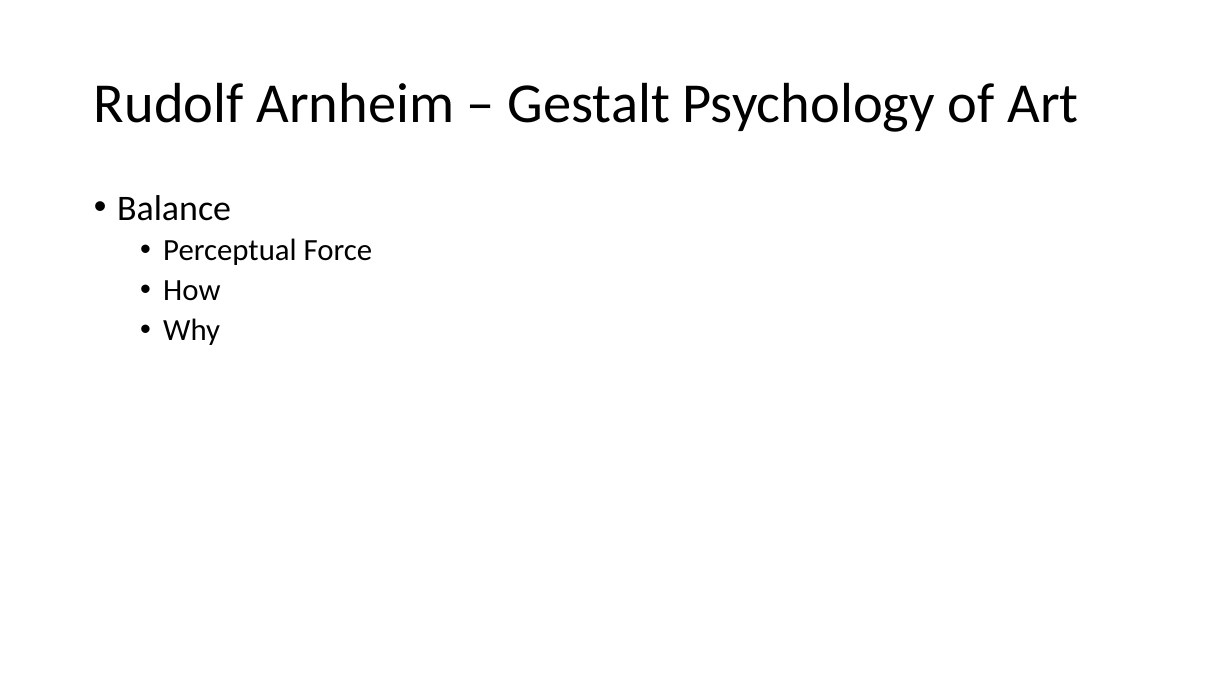
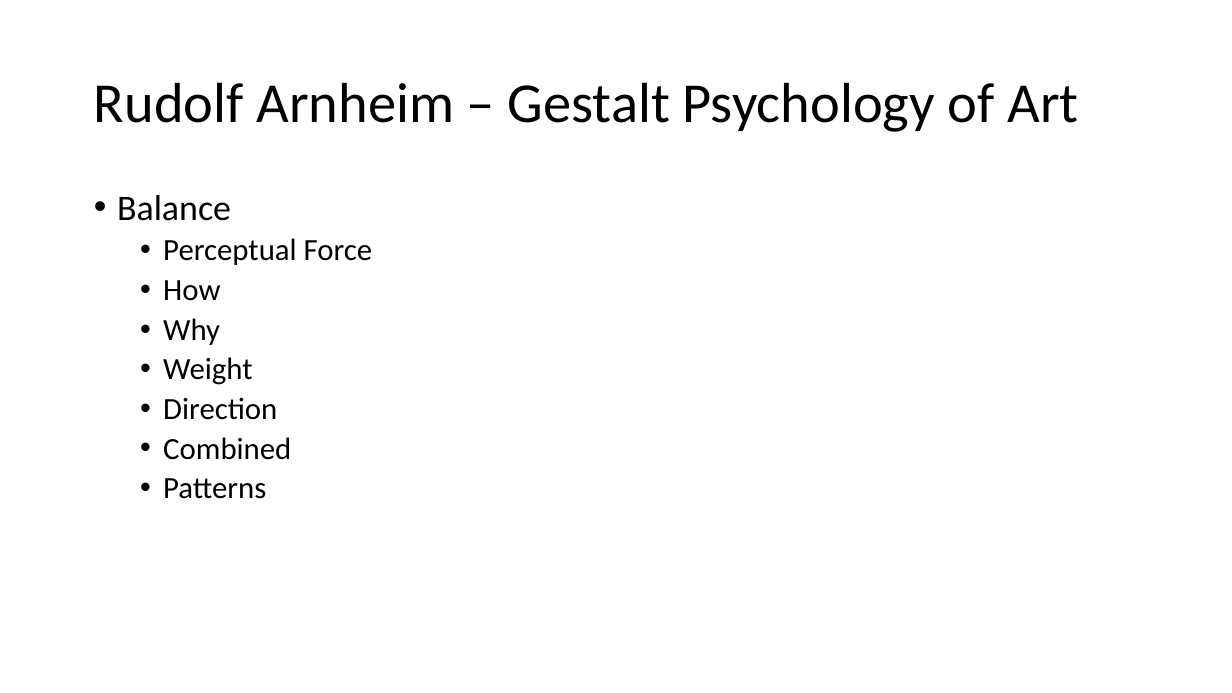
Before and after one commit to PatriciaXiao/Conclusion, a slide deck: slide 13 of Conclusion.pptx. Drawn at 1232x693 pixels with LibreOffice and Linux fonts; fonts in the diff are those of the drawing. Boxes give left, top, right and bottom in pixels: in the first picture for what was removed or moved away, otherwise in the second. Text is boxed around its words. In the diff, an @@ line names an element or a change of style, - is before the commit and + after.

```diff
--- a/Conclusion.pptx
+++ b/Conclusion.pptx
@@ text at box(163, 357, 291, 499): paragraphs added @@
+  • Weight
+  • Direction
+  • Combined
+  • Patterns
```
Also in this commit, not shown: 1 other file.
